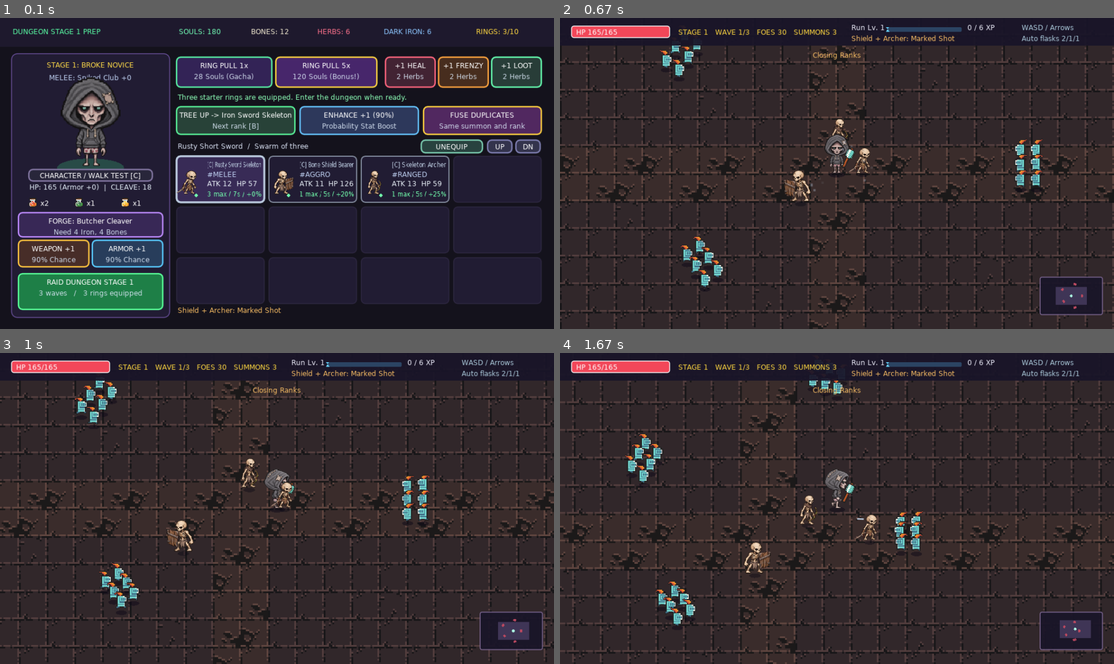
Above: before the commit, frames 1-4 (two rows, left to right).
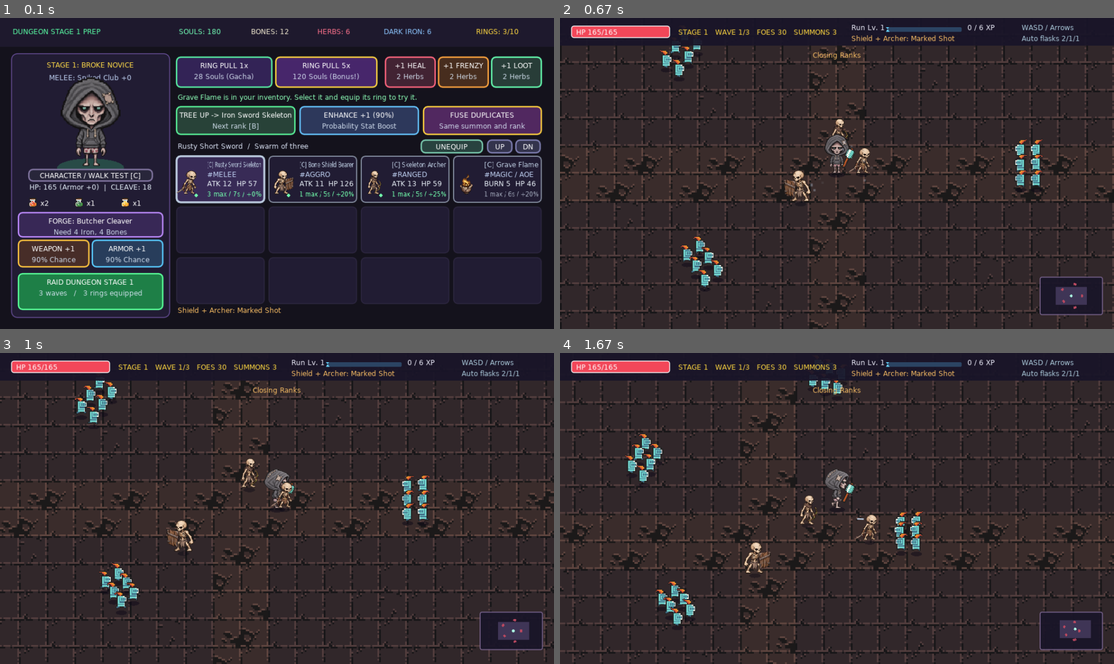
Above: after the commit, the same moments.

Repository: ohbahn85-cyber/pixel-dungeon-inn
Game: LÖVE game, started from game/main.lua
Two runs of this game, one before a commit and one after it. Both use one fixed random seed, a clock stepped at 60 frames per second and the inputs below.
Inputs:
- Up to frame 1 (0.1 s): no input
- Up to frame 2 (0.67 s): click "RAID DUNGEON STAGE 1" at 0.38 s
- Up to frame 3 (1 s): hold Right from 0.67 s (still down)
- Up to frame 4 (1.67 s): release Right at 1.13 s; hold Up 1.17-1.47 s; hold Right from 1.5 s (still down)

The runs differ from the first frame. In frame 1, 1.1% of the frame differs, in the area x 32-98%, y 24-60%; in frame 2, nothing differs; in frame 3, nothing differs; in frame 4, nothing differs.

Commit message:
Add the Grave Flame summon and burning terrain synergy

Diff:
--- /dev/null
+++ b/game/grave_fire.lua
@@ -0,0 +1,125 @@
+local Fire = {}
+local flightTime, burnInterval = 0.25, 0.50
+
+local function distanceSquared(a, b)
+    return (a.x - b.x)^2 + (a.y - b.y)^2
+end
+
+function Fire.new()
+    return { embers = {}, patches = {}, clock = 0 }
+end
+
+function Fire.cast(state, caster, target, enemies, damage)
+    local spell, stats = caster.meta.fire, caster.slot.stats
+    local radius = spell.radius * (1 + stats.radius)
+    local bestScore, bestDistance = -1, math.huge
+    local center = target
+    for _, enemy in ipairs(enemies) do
+        local distance = distanceSquared(caster, enemy)
+        if enemy.hp > 0 and distance <= (caster.meta.reach + enemy.radius)^2 then
+            local score = 0
+            for _, neighbor in ipairs(enemies) do
+                if neighbor.hp > 0 and distanceSquared(enemy, neighbor) <= radius^2 then
+                    score = score + (neighbor.burning and 1 or 2)
+                end
+            end
+            if score > bestScore or (score == bestScore and distance < bestDistance) then
+                center, bestScore, bestDistance = enemy, score, distance
+            end
+        end
+    end
+    state.embers[#state.embers + 1] = {
+        x = center.x, y = center.y,
+        startX = caster.x, startY = caster.y - 26, remaining = flightTime,
+        caster = caster, color = spell.color, radius = radius, damage = damage,
+        life = spell.duration + stats.duration, slow = spell.slow or 0, spread = spell.spread,
+    }
+    return center
+end
+
+function Fire.update(state, enemies, dt, hit)
+    state.clock = state.clock + dt
+    local patches, embers = state.patches, state.embers
+    local hadPatches = #patches > 0
+    for i = #patches, 1, -1 do
+        local patch = patches[i]
+        patch.life = patch.life - dt
+        if patch.life <= 0 then table.remove(patches, i) end
+    end
+    for i = #embers, 1, -1 do
+        local ember = embers[i]
+        ember.remaining = ember.remaining - dt
+        if ember.remaining <= 0 then
+            patches[#patches + 1] = ember
+            table.remove(embers, i)
+        end
+    end
+    if not hadPatches and #patches == 0 then return end
+
+    local count = #patches
+    for _, enemy in ipairs(enemies) do
+        local hottest
+        enemy.burnSlow = 0
+        if enemy.hp > 0 then
+            for index = 1, count do
+                local patch = patches[index]
+                if distanceSquared(patch, enemy) <= patch.radius^2 then
+                    enemy.burnSlow = math.max(enemy.burnSlow, patch.slow)
+                    if not hottest or patch.damage > hottest.damage
+                        or (patch.damage == hottest.damage and patch.spread) then
+                        hottest = patch
+                    end
+                end
+            end
+        end
+        enemy.burning = hottest ~= nil
+        if hottest and state.clock >= (enemy.nextBurn or 0) then
+            enemy.nextBurn = state.clock + burnInterval
+            hit(hottest.caster, enemy, hottest.damage, hottest.color)
+            if enemy.hp <= 0 and hottest.spread then
+                hottest.spread = false
+                patches[#patches + 1] = {
+                    x = enemy.x, y = enemy.y, life = 1.35, radius = hottest.radius * 0.60,
+                    caster = hottest.caster, color = hottest.color, slow = hottest.slow,
+                    damage = math.max(1, math.floor(hottest.damage * 0.65)),
+                }
+            end
+        end
+    end
+end
+
+function Fire.drawPatches(state)
+    for _, patch in ipairs(state.patches) do
+        local red, green, blue = unpack(patch.color)
+        local fade = math.min(1, patch.life * 4)
+        local pulse = 0.75 + 0.25 * math.sin(state.clock * 12)
+        love.graphics.setColor(red, green, blue, 0.20 * pulse * fade)
+        love.graphics.circle("fill", patch.x, patch.y, patch.radius, 26)
+        love.graphics.setLineWidth(2)
+        love.graphics.setColor(red, green, blue, 0.70 * fade)
+        love.graphics.circle("line", patch.x, patch.y, patch.radius, 26)
+        for index = 1, 9 do
+            local angle = index * 2.4 + math.sin(state.clock * 2 + index) * 0.17
+            local radius = patch.radius * (0.52 + (index % 4) * 0.12)
+            local x = math.floor(patch.x + math.cos(angle) * radius)
+            local y = math.floor(patch.y + math.sin(angle) * radius)
+            local height = 3 + math.floor(3 * (0.5 + math.sin(state.clock * 9 + index) * 0.5))
+            love.graphics.rectangle("fill", x, y - height, 2, height)
+            love.graphics.rectangle("fill", x - 2, y - 2, 2, 2)
+        end
+    end
+end
+
+function Fire.drawEmbers(state)
+    for _, ember in ipairs(state.embers) do
+        local t = 1 - ember.remaining / flightTime
+        local x = ember.startX + t * (ember.x - ember.startX)
+        local y = ember.startY + t * (ember.y - ember.startY) - 28 * math.sin(math.pi * t)
+        love.graphics.setColor(ember.color)
+        love.graphics.polygon("fill", x, y - 7, x + 6, y, x, y + 7, x - 6, y)
+        love.graphics.setColor(1, 0.95, 0.82)
+        love.graphics.rectangle("fill", x - 2, y - 2, 4, 4)
+    end
+end
+
+return Fire
--- a/game/main.lua
+++ b/game/main.lua
@@ -7,6 +7,7 @@
 local Waves = require("raid_waves")
 local Catalog = require("summon_catalog")
 local SummonArt = require("summon_art")
+local GraveFire = require("grave_fire")
 local CharacterPreview = require("character_preview")
 
 local atlasImg
@@ -86,7 +87,7 @@
 local xpColor = { 0.40, 0.83, 1.0 }
 local markColor = { 0.97, 0.74, 0.39 }
 
-local bannerMsg = "Three starter rings are equipped. Enter the dungeon when ready."
+local bannerMsg = "Grave Flame is in your inventory. Select it and equip its ring to try it."
 local bannerCol = {0.55, 1.0, 0.72}
 
 local activeSummons, raidRings = {}, {}
@@ -95,6 +96,7 @@
 local enemies = {}
 local projectiles = {}
 local enemyProjectiles = {}
+local graveFire = GraveFire.new()
 local lootDrops = {}
 local particles = {}
 local popTexts = {}
@@ -163,9 +165,9 @@
         enemy_boss   = { idle = makeAnimQuads(16, 380, 32, 36, 4),  run = makeAnimQuads(144, 380, 32, 36, 4), w = 32, h = 36 },
     }
 
-    for _, id in ipairs(Catalog.options(1)) do
+    for index, id in ipairs(Catalog.options(1)) do
         local ring = Catalog.ring(id)
-        ring.equipped = true
+        ring.equipped = index <= 3
         legion[#legion + 1] = ring
     end
 end
@@ -242,13 +244,11 @@
 end
 
 local function getSynergies(equipped)
-    local shield, archer = false, false
+    local families = {}
     for _, ring in ipairs(equipped) do
-        local family = UNIT_DB[ring.id].family
-        shield = shield or family == "shield"
-        archer = archer or family == "archer"
-    end
-    return { markedShot = shield and archer }
+        families[UNIT_DB[ring.id].family] = true
+    end
+    return { markedShot = families.shield and families.archer, kindling = families.sword and families.ember }
 end
 
 local function toggleSelectedRing()
@@ -451,7 +451,7 @@
         attackTime = 0, attackAngle = 0, walk = 0,
         guardTime = 0, lungeTime = 0, chainTime = 0, strikes = 0,
     }
-    spawnParticles(x, y - 8, meta.rank == 4 and meta.accent or TIER_COLORS[meta.tier], 5, 70)
+    spawnParticles(x, y - 8, (meta.fire or meta.rank == 4) and meta.accent or TIER_COLORS[meta.tier], 5, 70)
 end
 
 local function updateRingSummons(dt)
@@ -470,6 +470,7 @@
     raidWave, nextWaveIn = wave, nil
     enemies = Waves.spawn(wave, dungeonStage, necro.x, necro.y)
     projectiles, enemyProjectiles = {}, {}
+    graveFire = GraveFire.new()
 end
 
 local function startDungeonRun()
@@ -499,7 +500,9 @@
 
 local function openRingRewards()
     ringRewards = {}
-    for index, id in ipairs(Catalog.options(dungeonStage == 1 and 2 or 3)) do
+    local options = Catalog.options(dungeonStage == 1 and 2 or 3)
+    for index = 1, 3 do
+        local id = table.remove(options, math.random(#options))
         ringRewards[index] = Catalog.ring(id, math.random(2))
     end
     mode = "reward"
@@ -673,11 +676,18 @@
             summon.chainTime = 1.6
             damage = damage + math.floor(summon.atk * 0.75)
         end
+        if runSynergies.kindling and target.burning then
+            damage = damage + math.floor(damage * (0.30 + 0.15 * (run.ranks.kindling or 0)))
+        end
         target.lastSword, target.lastSwordTime = summon, timeAcc
         hitWithSummon(summon, target, damage)
         if meta.rank >= 3 and target.hp <= 0 then
             summon.lungeTime, summon.cdTimer = 0.32, math.min(0.24, summon.cdTimer)
         end
+    elseif meta.fire then
+        local center = GraveFire.cast(graveFire, summon, target, enemies, damage)
+        summon.attackAngle = directionTo(summon, center)
+        summon.facing = center.x >= summon.x and 1 or -1
     else
         shootArrow(summon, target, damage, true)
         if meta.rank >= 3 and isMarked(target) then
@@ -770,7 +780,7 @@
                 local damage = math.floor(summon.atk * (1 + 0.20 * (run.ranks.summon or 0)))
                 strikeWithSummon(summon, target, damage)
             end
-            if meta.family == "archer" and distance < 52 then
+            if (meta.family == "archer" or meta.fire) and distance < 52 then
                 mx, my = -math.cos(angle) * 65, -math.sin(angle) * 65
             end
         else
@@ -818,6 +828,7 @@
     for _, enemy in ipairs(enemies) do
         if enemy.markTimer then enemy.markTimer = math.max(0, enemy.markTimer - dt) end
     end
+    GraveFire.update(graveFire, enemies, dt, hitWithSummon)
 
     local dx, dy = Starter.movementInput()
     necro.moving = dx ~= 0 or dy ~= 0
@@ -938,7 +949,7 @@
                     })
                 end
             else
-                local speed = distance > e.radius + 9 and e.spd or 0
+                local speed = distance > e.radius + 9 and e.spd * (1 - (e.burnSlow or 0)) or 0
                 e.x, e.y = Waves.clamp(e.x + (math.cos(ang) * speed + sx) * dt,
                     e.y + (math.sin(ang) * speed + sy) * dt)
                 if distance < e.radius + 16 and e.cdTimer <= 0 then
@@ -1010,6 +1021,7 @@
         elseif not nextWaveIn then
             nextWaveIn = waveRespite
             projectiles, enemyProjectiles = {}, {}
+            graveFire = GraveFire.new()
         else
             nextWaveIn = nextWaveIn - dt
             if nextWaveIn <= 0 then beginRaidWave(raidWave + 1) end
@@ -1173,6 +1185,12 @@
 end
 
 local markedShotLabel = "Shield + Archer: Marked Shot"
+local kindlingLabel = "Sword + Flame: +30% vs burning"
+
+local function ringDisplayName(ring)
+    local item = Catalog.equipment(ring)
+    return item and item.name or Catalog.stats(ring).name
+end
 
 local function drawCamp()
     local deployed = equippedRings()
@@ -1282,11 +1300,19 @@
     )
 
     love.graphics.setColor(0.85, 0.88, 0.95, 1)
-    local ringDetails = selStats and (Catalog.equipment(selU).name .. "  /  " .. selStats.bonus) or (#legion .. " rings owned")
+    local ringDetails = selStats and (ringDisplayName(selU) .. "  /  " .. selStats.bonus) or (#legion .. " rings owned")
     love.graphics.print(ringDetails, 308, 215)
+    if selMeta and selMeta.fire then
+        love.graphics.setColor(selMeta.fire.color)
+        love.graphics.print("[" .. selMeta.tier .. "] " .. selMeta.fire.trait, 620, 500)
+    end
     if synergies.markedShot then
         love.graphics.setColor(markColor)
         love.graphics.print(markedShotLabel, 308, 500)
+    end
+    if synergies.kindling then
+        love.graphics.setColor(1, 0.62, 0.31)
+        love.graphics.print(kindlingLabel, 308, 519)
     end
     drawBtn(730, 212, 106, 22, selU and selU.equipped and "UNEQUIP" or "EQUIP RING", nil,
         {0.16, 0.26, 0.25}, {0.49, 0.81, 0.70})
@@ -1318,7 +1344,7 @@
 
             love.graphics.setColor(tc[1], tc[2], tc[3], 1)
             local name = "[" .. meta.tier .. "] " .. meta.name
-            local stats = "ATK " .. uAtk .. "  HP " .. hp
+            local stats = (meta.fire and "BURN " or "ATK ") .. uAtk .. "  HP " .. hp
             local ringStats = Catalog.stats(u)
             local limits = ringStats.limit .. " max / " .. ringStats.cooldown .. "s / +" .. ringStats.speed .. "%"
             local font = love.graphics.getFont()
@@ -1403,6 +1429,7 @@
     end
     love.graphics.translate(-cameraX, -cameraY)
     drawRaidFloor(cameraX, cameraY)
+    GraveFire.drawPatches(graveFire)
 
     -- 전리품 드랍 (0x72 해골 / 플라스크 / 코인 도트 아이콘)
     for _, l in ipairs(lootDrops) do
@@ -1471,6 +1498,7 @@
         elseif item.kind == "summon" then
             local s = item.ref
             local bob = s.moving and math.abs(math.sin(s.walk)) * 1.6 or 0
+            if s.meta.fire then bob = 7 + math.sin(timeAcc * 5 + s.slot.index * 1.7) * 3 end
             local strike = math.sin(s.attackTime / 0.23 * math.pi)
             local x = s.x + math.cos(s.attackAngle) * strike * 5
             local y = s.y + math.sin(s.attackAngle) * strike * 5 - bob
@@ -1490,7 +1518,7 @@
             end
             love.graphics.setColor(1, s.hitFlash > 0 and 0.4 or 1, s.hitFlash > 0 and 0.4 or 1, 1)
             SummonArt.draw(s.slot.ring, math.floor(x), math.floor(y), heroHeight * s.meta.size, s.facing, strike)
-            if s.meta.family ~= "archer" and s.attackTime > 0 then
+            if not s.meta.fire and s.meta.family ~= "archer" and s.attackTime > 0 then
                 local col = s.meta.rank == 4 and s.meta.accent
                     or (s.meta.family == "shield" and markColor or TIER_COLORS[s.meta.tier])
                 love.graphics.setColor(col[1], col[2], col[3], 0.66 * s.attackTime / 0.23)
@@ -1520,6 +1548,7 @@
         end
     end
 
+    GraveFire.drawEmbers(graveFire)
     for _, p in ipairs(projectiles) do
         love.graphics.setColor(p.col[1], p.col[2], p.col[3], 1)
         love.graphics.setLineWidth(2)
@@ -1557,6 +1586,10 @@
     love.graphics.print("Auto flasks " .. potions.heal .. "/" .. potions.frenzy .. "/" .. potions.soul, 800, 28)
     love.graphics.setColor(markColor)
     if runSynergies.markedShot then love.graphics.print(markedShotLabel, 505, 28) end
+    if runSynergies.kindling then
+        love.graphics.setColor(1, 0.62, 0.31)
+        love.graphics.print("Kindling", 716, 28)
+    end
     if nextWaveIn then
         love.graphics.printf("Next: " .. Waves[raidWave + 1].name, 0, 57, 960, "center")
     else
@@ -1607,7 +1640,7 @@
         drawChoiceCard(index, "[" .. summon.tier .. "] " .. summon.name, "", TIER_COLORS[summon.tier])
         love.graphics.setColor(1, 1, 1)
         SummonArt.draw(ring, x + 55, y + 120, 67)
-        local details = Catalog.equipment(ring).name .. "\n" .. ringStats.limit
+        local details = ringDisplayName(ring) .. "\n" .. ringStats.limit
             .. " max / " .. ringStats.cooldown .. "s respawn"
         love.graphics.printf(details, x + 93, y + 71, choiceCards.width - 104, "center")
     end
--- a/game/run_progress.lua
+++ b/game/run_progress.lua
@@ -6,6 +6,7 @@
     { id = "speed", name = "Fleet Bones", description = "Increase base movement speed by 10%." },
     { id = "summon", name = "Legion Focus", description = "Summons deal 20% more base damage." },
     { id = "shot", name = "Silver Fletching", description = "Marked Shot bonus damage increases by 25% of base shot damage.", requires = "markedShot" },
+    { id = "kindling", name = "Ember Edge", description = "Sword Skeletons deal another +15% damage to burning foes.", requires = "kindling" },
 }
 
 function Progress.new()
--- a/game/summon_art.lua
+++ b/game/summon_art.lua
@@ -2,7 +2,7 @@
 local pivots = require("assets.summon_pivots")
 
 local Art = {}
-local bodies, equipment
+local bodies, equipment, flames
 
 local function loadAtlas(file, width, height, rows)
     local image = love.graphics.newImage("assets/" .. file)
@@ -19,15 +19,22 @@
 function Art.load()
     bodies = loadAtlas("summon_ranks.png", 128, 112, 3)
     equipment = loadAtlas("summon_gear.png", 96, 96, 6)
+    flames = loadAtlas("summon_grave_flame.png", 128, 112, 1)
 end
 
 function Art.draw(ring, x, y, height, facing, swing)
     local summon = Catalog[ring.id]
+    local scale = height / 96
+    local motion = swing or 0
+    if summon.fire then
+        local size = scale * (0.80 + 0.05 * summon.rank)
+        love.graphics.draw(flames.image, flames.quads[summon.rank], x, y, -motion * 0.12,
+            size * (facing or 1), size, 64, 104)
+        return
+    end
     local item = Catalog.equipment(ring)
     local hand, grip = pivots.body[ring.id], pivots.gear[item.id]
-    local scale = height / 96
     local itemScale = item.height / 80
-    local motion = swing or 0
     local offsetX, offsetY, angle = 0, 0, 0.29 + motion * 1.15
     if summon.family == "shield" then
         offsetX, offsetY, angle = 7 + motion * 3, 6, -motion * 0.25
--- a/game/summon_catalog.lua
+++ b/game/summon_catalog.lua
@@ -44,20 +44,38 @@
             { name = "Twin Fletching", bonus = "+20% base damage after piercing from B rank", limit = 2, cooldown = 9, speed = 0, markedRange = 0, pierce = 0.20 },
         },
     },
+    {
+        key = "ember", tag = "magic / aoe", size = 0.60, speed = 135, reach = 157, cooldown = 2.25,
+        names = { "Grave Flame", "Wake Lantern", "Ember Censer", "Violet Pyre" },
+        health = { 46, 64, 87, 122 }, damage = { 5, 7, 9, 12 },
+        fire = {
+            { radius = 34, duration = 2.0, color = {1, 0.77, 0.27}, trait = "Sets the ground alight" },
+            { radius = 44, duration = 2.4, color = {1, 0.53, 0.23}, trait = "Wider, longer fires" },
+            { radius = 48, duration = 2.6, color = {1, 0.35, 0.49}, slow = 0.22, trait = "Fires slow foes by 22%" },
+            { radius = 54, duration = 2.8, color = {0.76, 0.46, 1}, slow = 0.22, spread = true,
+                trait = "First burn kill spreads fire" },
+        },
+        rings = {
+            { name = "Cinder Ring", bonus = "+15% fire radius", limit = 1, cooldown = 6, speed = 20, radius = 0.15, duration = 0 },
+            { name = "Ash Nest Ring", bonus = "+0.75s fire duration", limit = 2, cooldown = 10, speed = 0, radius = 0, duration = 0.75 },
+        },
+    },
 }
 
 for familyIndex, family in ipairs(families) do
     for rank, tier in ipairs(tiers) do
         local id = (familyIndex - 1) * #tiers + rank
+        local fire = family.fire and family.fire[rank]
         Catalog[id] = {
             id = id, family = family.key, familyIndex = familyIndex, tag = family.tag,
             name = family.names[rank], tier = tier, rank = rank,
             nextId = rank < #tiers and id + 1 or nil,
             hp = family.health[rank], atk = family.damage[rank], spd = family.speed,
-            reach = family.reach, cd = family.cooldown, size = family.size, accent = family.accent,
+            reach = family.reach, cd = family.cooldown, size = family.size, accent = fire and fire.color or family.accent,
+            fire = fire,
         }
     end
-    for variant, kit in ipairs(family.gearNames) do
+    for variant, kit in ipairs(family.gearNames or {}) do
         for rank, item in ipairs(kit) do
             kit[rank] = {
                 id = ((familyIndex - 1) * 2 + variant - 1) * #tiers + rank,
@@ -77,11 +95,14 @@
 
 function Catalog.equipment(ring)
     local summon = Catalog[ring.id]
-    return families[summon.familyIndex].gearNames[ring.variation or 1][summon.rank]
+    local gear = families[summon.familyIndex].gearNames
+    return gear and gear[ring.variation or 1][summon.rank]
 end
 
 function Catalog.options(rank)
-    return { rank, rank + #tiers, rank + 2 * #tiers }
+    local options = {}
+    for index = 1, #families do options[index] = (index - 1) * #tiers + rank end
+    return options
 end
 
 return Catalog
Binary file added: game/assets/summon_grave_flame.png
